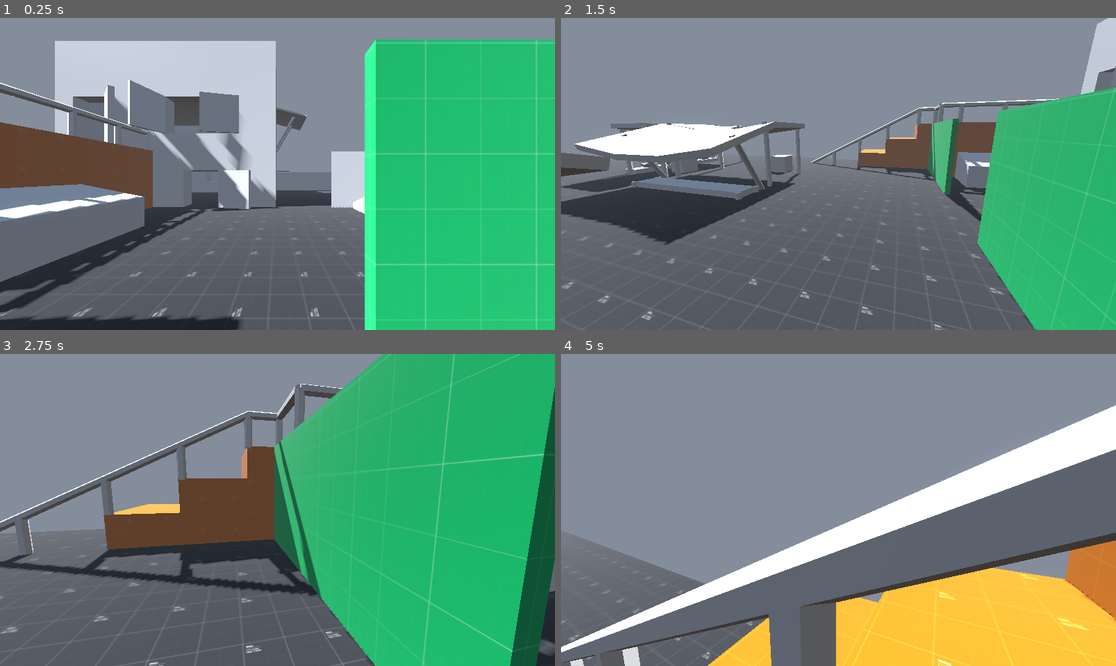
Above: before the commit, frames 1-4 (two rows, left to right).
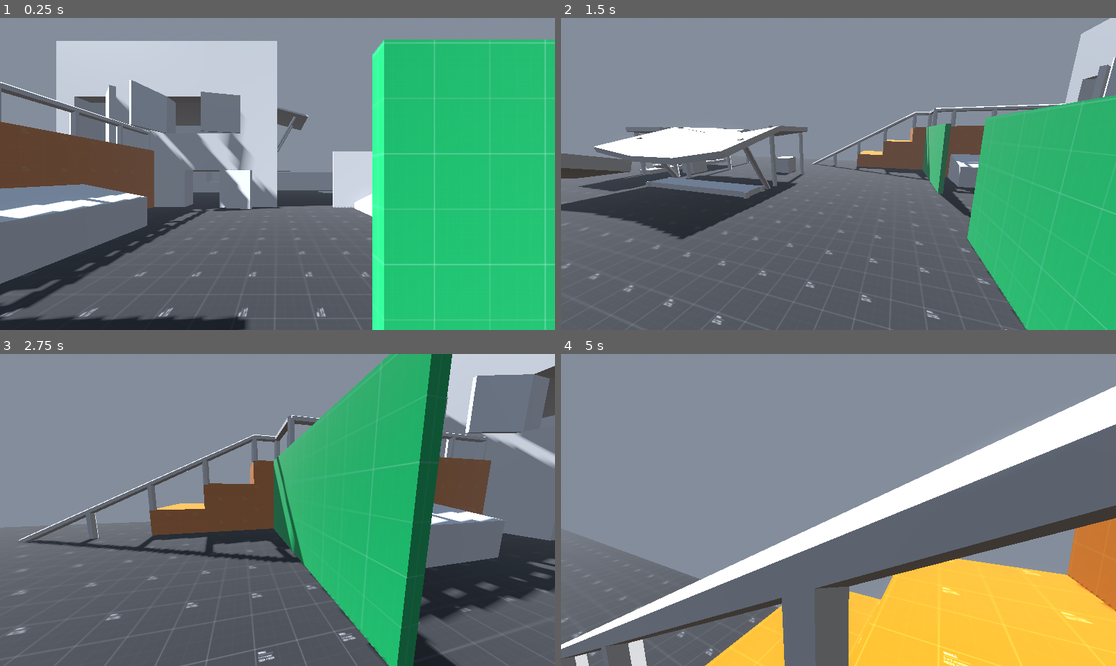
Above: after the commit, the same moments.

Repository: anandantony/project-zero-fps
Game: Godot game, scene res://maps/training/dm_map_1.tscn
The game is run twice, just before and just after one commit, with the same random seed, the same clock (stepped at 60 frames per second) and the same inputs. The project has no main scene, so this scene is started directly.
Inputs (mouse positions are in pixels of both pictures, inside the frame that each line leads up to):
- Up to frame 1 (0.25 s): no input
- Up to frame 2 (1.5 s): tap Enter at 0.5 s; move the mouse to (960, 158) at 0.52 s; hold D (right) 0.53-1.28 s; hold Shift (sprint) 0.53-1.28 s; click (960, 158) at 0.67 s; tap Space (jump) at 0.77 s; move the mouse to (810, 174) at 1.27 s; hold W (up) from 1.28 s (still down); tap Shift (sprint) at 1.35 s
- Up to frame 3 (2.75 s): keep holding W (up); tap Space (jump) at 1.52 s; move the mouse to (288, 503) at 2.02 s; hold Shift (sprint) from 2.03 s (still down)
- Up to frame 4 (5 s): keep holding W (up); move the mouse to (832, 516) at 2.77 s; release Shift (sprint) at 2.78 s; tap Shift (sprint) at 2.85, 4.35 s; tap Space (jump) at 3.02, 3.77, 4.52 s; move the mouse to (877, 513) at 3.52 s; hold Shift (sprint) 3.53-4.28 s; move the mouse to (794, 506) at 4.27 s

The runs differ from the first frame. In frame 1, 6.5% of the frame differs, in the area x 0-99%, y 6-100%; in frame 2, 11%; in frame 3, 38%, in the area x 0-100%, y 0-100%; in frame 4, 15%.

Commit message:
Improve camera bob and FOV, refine player movement
Enhanced camera head bob with smoother transitions and added FOV changes based on movement speed. Refined player movement physics for more natural acceleration and deceleration, especially when stopping. Updated map materials in dm_map_1.tscn for consistency.

Diff:
--- a/maps/training/dm_map_1.tscn
+++ b/maps/training/dm_map_1.tscn
@@ -16,6 +16,12 @@
 uv1_triplanar = true
 
 [sub_resource type="StandardMaterial3D" id="StandardMaterial3D_13hg8"]
+resource_local_to_scene = true
+albedo_texture = ExtResource("6_s3t84")
+uv1_offset = Vector3(0.5, 0.5, 0.5)
+uv1_triplanar = true
+
+[sub_resource type="StandardMaterial3D" id="StandardMaterial3D_w23d6"]
 resource_local_to_scene = true
 albedo_texture = ExtResource("6_s3t84")
 uv1_offset = Vector3(0.5, 0.5, 0.5)
@@ -46,6 +52,12 @@
 uv1_triplanar = true
 
 [sub_resource type="StandardMaterial3D" id="StandardMaterial3D_u1bw3"]
+resource_local_to_scene = true
+albedo_texture = ExtResource("8_w8gs6")
+uv1_offset = Vector3(0.5, 0.5, 0.5)
+uv1_triplanar = true
+
+[sub_resource type="StandardMaterial3D" id="StandardMaterial3D_iw4ep"]
 resource_local_to_scene = true
 albedo_texture = ExtResource("8_w8gs6")
 uv1_offset = Vector3(0.5, 0.5, 0.5)
@@ -82,7 +94,7 @@
 [node name="ProtoCSGBox3D9" parent="." instance=ExtResource("4_ovcgl")]
 transform = Transform3D(1, 0, 0, 0, 1, 0, 0, 0, 1, 2.375263, 1.4022102, 6.284566)
 size = Vector3(0.986084, 1.2022705, 1.0317993)
-material = SubResource("StandardMaterial3D_13hg8")
+material = SubResource("StandardMaterial3D_w23d6")
 block_color = 3
 
 [node name="ProtoCSGBox3D3" parent="." instance=ExtResource("4_ovcgl")]
@@ -120,6 +132,6 @@
 [node name="ProtoCSGBox3D8" parent="." instance=ExtResource("4_ovcgl")]
 transform = Transform3D(-4.371139e-08, 0, 1, 0, 1, 0, -1, 0, -4.371139e-08, -0.8194362, 2.471994, 6.903878)
 size = Vector3(0.2906494, 3.0602722, 7.640625)
-material = SubResource("StandardMaterial3D_u1bw3")
+material = SubResource("StandardMaterial3D_iw4ep")
 block_color = 1
 block_style = 2
--- a/scripts/camera_controller.gd
+++ b/scripts/camera_controller.gd
@@ -7,10 +7,18 @@
 @export_group("Bob Settings", "bob")
 @export var bob_frequency: float = 2.0
 @export var bob_amplitude: float = 0.08
+@export var bob_strafe_multiplier: float = 0.6
+
+@export_group("FOV Settings", "fov")
+@export var fov_base: float = 75.0
+@export var fov_walk: float = 77.5
+@export var fov_run: float = 90.0
 
 @onready var player_camera: Camera3D = %PlayerCamera
+@onready var bob_phase = bob_frequency * PI
 
-var t_bob: float = 0.0
+var t_bob := 0.0
+var bob_offset := Vector3.ZERO
 var player: PlayerCharacter
 
 func _ready() -> void:
@@ -33,11 +41,39 @@
 
 func _physics_process(delta: float) -> void:
 	# Head bob
-	t_bob += delta * player.velocity.length() * float(player.is_on_floor())
-	player_camera.transform.origin = _head_bob(t_bob)
+	var speed := player.velocity.length()
+	var on_floor := player.is_on_floor()
+
+	# Start fading bob when speed drops below this
+	var forward_speed := player.velocity.dot(-player.global_transform.basis.z)
+	var strafe_speed := player.velocity.dot(-player.global_transform.basis.x)
+	var movement_speed: float = abs(forward_speed) + abs(strafe_speed) * bob_strafe_multiplier
+	var bob_strength: float = clamp(movement_speed / player.walk_speed, 0.0, player.sprint_speed / player.walk_speed)
+
+	if on_floor and bob_strength > 0.01:
+		t_bob += delta * speed
+		var target_offset := _head_bob(t_bob) * bob_strength
+		bob_offset = bob_offset.lerp(target_offset, delta * 10.0)
+	else:
+		# Fully reset when airborne or almost stopped
+		t_bob = 0.0
+		bob_offset = bob_offset.lerp(Vector3.ZERO, delta * 10.0)
+
+	player_camera.transform.origin = bob_offset
+
+	_handle_fov(delta)
 
 func _head_bob(time: float) -> Vector3:
-	var pos = Vector3.ZERO
-	pos.y = sin(time * bob_frequency) * bob_amplitude
-	pos.x = cos(time * bob_frequency / 2) * bob_amplitude
-	return pos
+	return Vector3(
+		cos(time * bob_frequency * 0.5) * bob_amplitude,
+		sin(time * bob_frequency) * bob_amplitude,
+		0.0
+	)
+
+func _handle_fov(delta: float) -> void:
+	var fov_target: float = fov_base
+	if player.velocity.length() >= player.sprint_speed * 0.75:
+		fov_target = fov_run
+	elif player.velocity.length() >= player.walk_speed * 0.9:
+		fov_target = fov_walk
+	player_camera.fov = lerp(player_camera.fov, fov_target, delta * 8.0)
--- a/scripts/player_controller.gd
+++ b/scripts/player_controller.gd
@@ -30,12 +30,16 @@
 
 func _handle_air_physics(delta: float) -> void:
 	self.velocity.y -= gravity * delta
-	self.velocity.x = lerp(self.velocity.x, wish_direction.x * get_move_speed(), delta * 2.0)
-	self.velocity.z = lerp(self.velocity.z, wish_direction.z * get_move_speed(), delta * 2.0)
+	self.velocity.x = lerp(self.velocity.x, wish_direction.x * walk_speed, delta * 3.0)
+	self.velocity.z = lerp(self.velocity.z, wish_direction.z * walk_speed, delta * 3.0)
 
-func _handle_ground_physics(_delta: float) -> void:
-	self.velocity.x = wish_direction.x * get_move_speed()
-	self.velocity.z = wish_direction.z * get_move_speed()
+func _handle_ground_physics(delta: float) -> void:
+	if (wish_direction.length() > 0):
+		self.velocity.x = wish_direction.x * get_move_speed()
+		self.velocity.z = wish_direction.z * get_move_speed()
+	else:
+		self.velocity.x = lerp(self.velocity.x, wish_direction.x * get_move_speed(), delta * 7.0)
+		self.velocity.z = lerp(self.velocity.z, wish_direction.z * get_move_speed(), delta * 7.0)
 
 func _physics_process(delta: float) -> void:
 	var input_dir = Input.get_vector("left", "right", "down", "up").normalized()
Not shown: 1 places in maps/training/dm_map_1.tscn that only renumber resources
Not shown, changed: README.md
